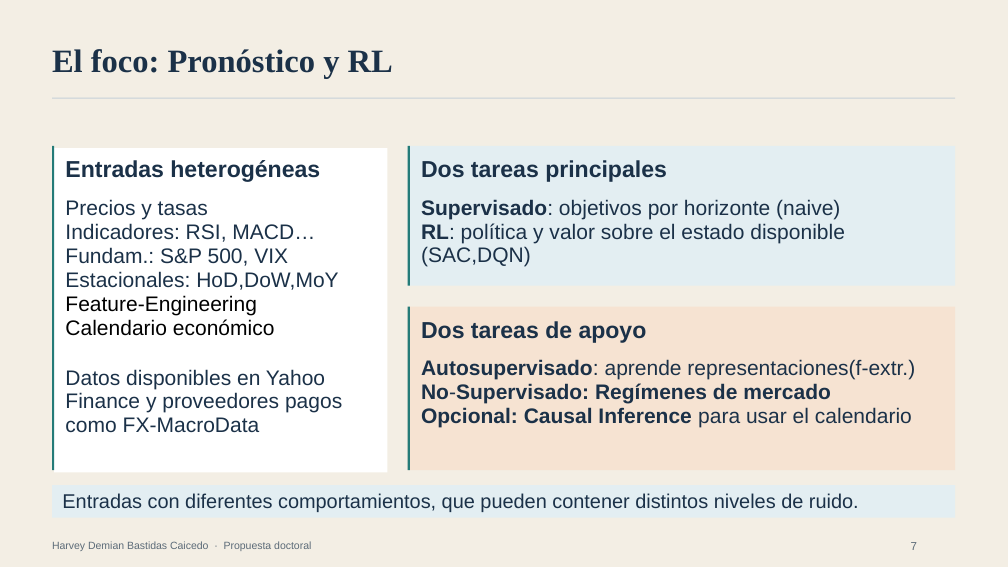
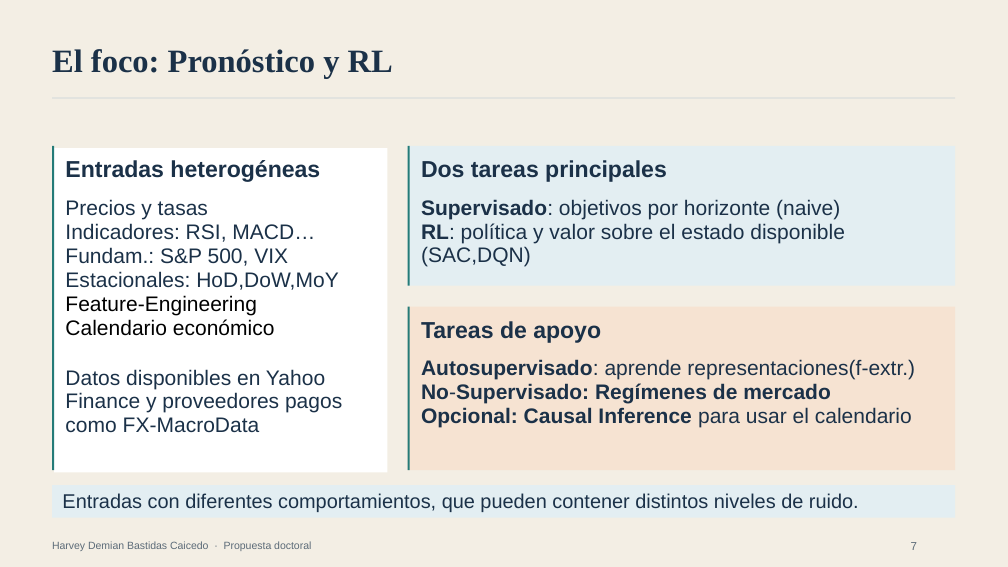
Before and after one commit to harveybc/predictor, a slide deck: slide 6 of docs/presentacion_entrevista_postulacion_doctoral_revisada.pptx. Drawn at 1008x567 pixels with LibreOffice and Linux fonts; fonts in the diff are those of the drawing. Boxes give left, top, right and bottom in pixels: in the first picture for what was removed or moved away, otherwise in the second. Text is boxed around its words. In the diff, an @@ line names an element or a change of style, - is before the commit and + after.

```diff
--- a/docs/presentacion_entrevista_postulacion_doctoral_revisada.pptx
+++ b/docs/presentacion_entrevista_postulacion_doctoral_revisada.pptx
@@ text at (421, 321, 601, 343): text changed @@
-Dos tareas de apoyo
+Tareas de apoyo
```
Also in this commit, not shown: 10 other slides changed, 4 other files.
